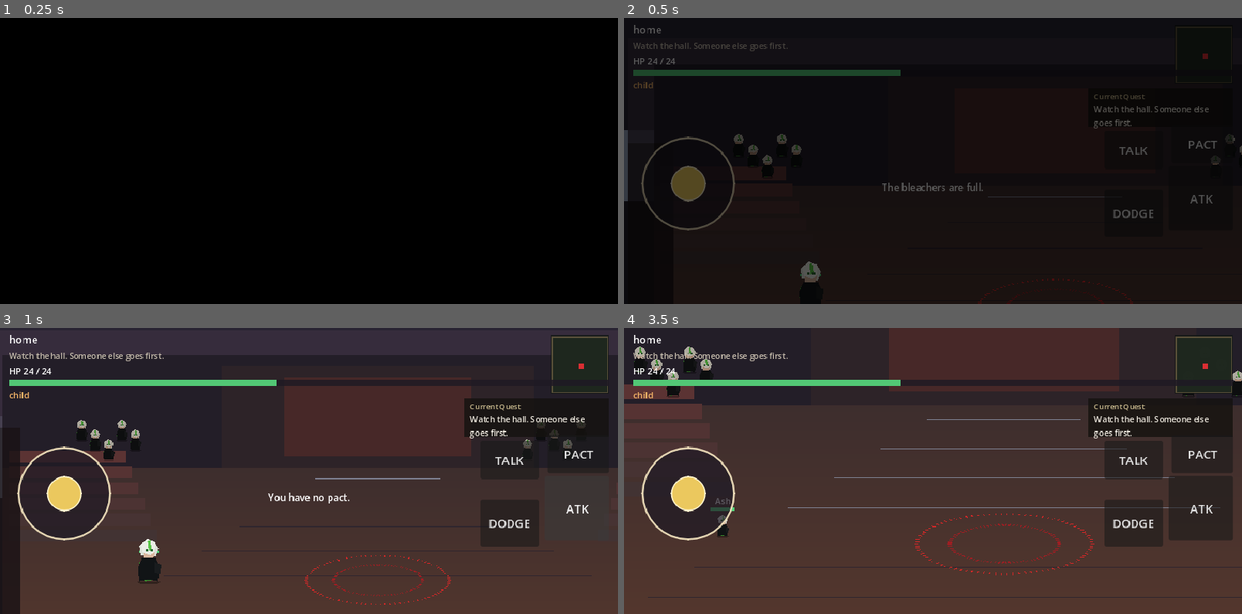
Above: before the commit, frames 1-4 (two rows, left to right).
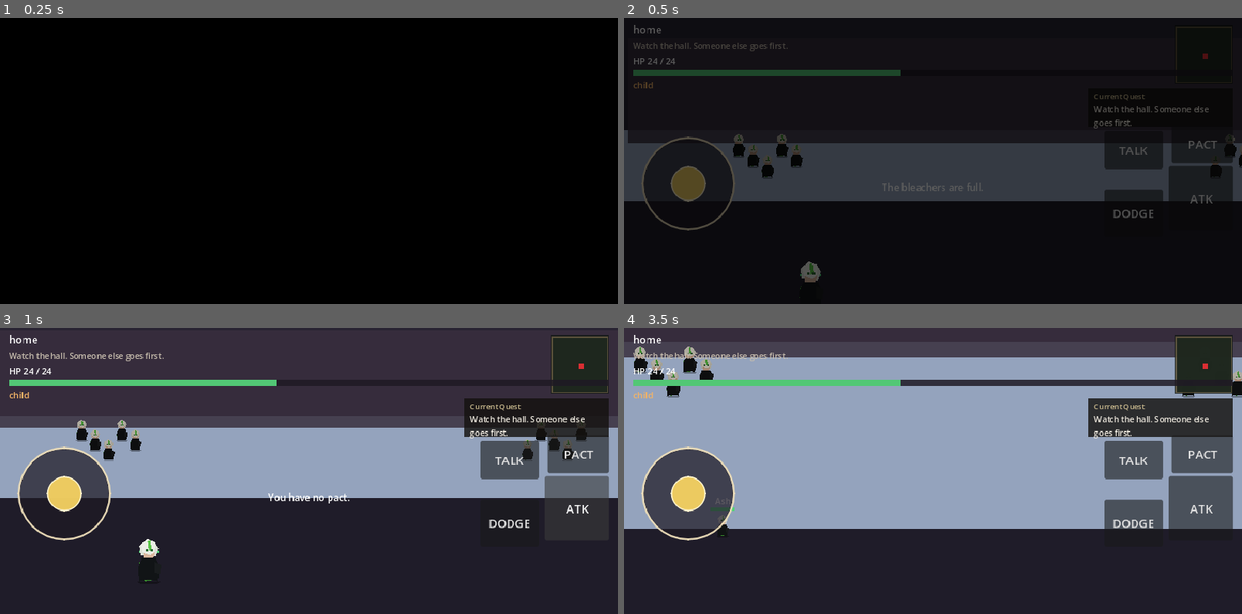
Above: after the commit, the same moments.

Repository: sk7hg824nn-ux/bloodbound-summoner
Game: Godot game, scene res://scenes/world/Academy.tscn
Same seed, same stepped clock (60 frames per second), same inputs: the game is played once before the commit and once after it. This scene is started directly instead of the project's main scene.
Inputs:
- Up to frame 1 (0.25 s): no input
- Up to frame 2 (0.5 s): no input
- Up to frame 3 (1 s): click "ATK" at 0.5 s
- Up to frame 4 (3.5 s): click "DODGE" at 1.25 s; click "Continue" at 2 s; click "Continue" at 2.75 s

Frame 1 is identical in both runs. In frame 2, 14% of the frame differs, in the area x 0-100%, y 43-100%; in frame 3, 59%; in frame 4, 87%, in the area x 0-100%, y 4-100%.
Error after the commit: Parse Error: Preload file "res://scripts/art/art_hall_data.gd" does not exist. (res://scripts/world/hall_art.gd:6)

Commit message:
Load painted hall plate instead of grey slabs.

Diff:
--- a/scripts/world/hall_art.gd
+++ b/scripts/world/hall_art.gd
@@ -1,5 +1,10 @@
 extends RefCounted
 class_name HallArt
+## Painted Grand Summoning Hall plate.
+## File first, packed JPEG second, procedural last.
+
+const Data = preload("res://scripts/art/art_hall_data.gd")
+
 static var _cache: Texture2D
 
 static func tex() -> Texture2D:
@@ -9,44 +14,39 @@
 		_cache = load("res://art/plates/hall.png") as Texture2D
 		if _cache:
 			return _cache
-	var img := Image.create(960, 540, false, Image.FORMAT_RGBA8)
-	img.fill(Color(0.20, 0.16, 0.18))
-	# vanishing floor
-	for y in range(200, 540):
-		var t := float(y - 200) / 340.0
-		var c := Color(0.24 + t * 0.10, 0.18 + t * 0.04, 0.18)
-		for x in 960:
-			img.set_pixel(x, y, c)
-	# ceiling dark
-	img.fill_rect(Rect2i(0, 0, 960, 200), Color(0.14, 0.12, 0.16))
-	# back wall recedes
-	img.fill_rect(Rect2i(280, 20, 400, 180), Color(0.18, 0.14, 0.16))
-	img.fill_rect(Rect2i(360, 40, 240, 140), Color(0.28, 0.16, 0.16))
-	# perspective rails toward 480,200
-	for i in 8:
-		var t := float(i) / 7.0
-		var y := 220 + int(t * 300)
-		var half := int(lerpf(80, 420, t))
-		_hline(img, 480 - half, 480 + half, y, Color(0.32, 0.22, 0.22, 0.35))
-	for i in 6:
-		var shade := 0.36 - float(i) * 0.02
-		img.fill_rect(Rect2i(8, 170 + i * 28, 150 + i * 8, 22), Color(shade, 0.20, 0.20))
-		img.fill_rect(Rect2i(802 - i * 8, 170 + i * 28, 150 + i * 8, 22), Color(shade, 0.20, 0.20))
-	_ring(img, Vector2i(480, 400), 90, Color(0.82, 0.16, 0.16))
-	_ring(img, Vector2i(480, 400), 56, Color(0.62, 0.12, 0.14))
-	_cache = ImageTexture.create_from_image(img)
+	if ResourceLoader.exists("res://art/plates/hall.jpg"):
+		_cache = load("res://art/plates/hall.jpg") as Texture2D
+		if _cache:
+			return _cache
+	var packed = Data.plate()
+	if packed != "":
+		var raw := Marshalls.base64_to_raw(packed)
+		if raw.is_empty() == false:
+			var img := Image.new()
+			if img.load_jpg_from_buffer(raw) == OK:
+				_cache = ImageTexture.create_from_image(img)
+				return _cache
+	_cache = _fallback()
 	return _cache
 
-static func _hline(img: Image, x0: int, x1: int, y: int, color: Color) -> void:
-	if y < 0 or y >= img.get_height():
-		return
-	for x in range(maxi(0, x0), mini(img.get_width(), x1)):
-		img.set_pixel(x, y, color)
+static func mount(band: Node2D) -> Sprite2D:
+	var spr := Sprite2D.new()
+	spr.name = "HallPlate"
+	spr.texture = tex()
+	spr.centered = false
+	spr.texture_filter = CanvasItem.TEXTURE_FILTER_LINEAR
+	# Plate is 800x450. Circle near image center-low.
+	# World circle / Ash walk target is (480, 420).
+	spr.scale = Vector2(1.46, 1.42)
+	spr.position = Vector2(-104, -52)
+	if band:
+		band.add_child(spr)
+	return spr
 
-static func _ring(img: Image, c: Vector2i, radius: int, color: Color) -> void:
-	for a in 90:
-		var ang := TAU * float(a) / 90.0
-		for w in 4:
-			var p := c + Vector2i(int(cos(ang) * float(radius + w)), int(sin(ang) * float(radius + w) * 0.48))
-			if p.x >= 0 and p.y >= 0 and p.x < img.get_width() and p.y < img.get_height():
-				img.set_pixel(p.x, p.y, color)
+static func _fallback() -> Texture2D:
+	var img := Image.create(960, 540, false, Image.FORMAT_RGBA8)
+	img.fill(Color(0.10, 0.08, 0.09))
+	img.fill_rect(Rect2i(0, 200, 960, 340), Color(0.22, 0.12, 0.10))
+	img.fill_rect(Rect2i(360, 20, 240, 200), Color(0.18, 0.08, 0.10))
+	var t := ImageTexture.create_from_image(img)
+	return t
